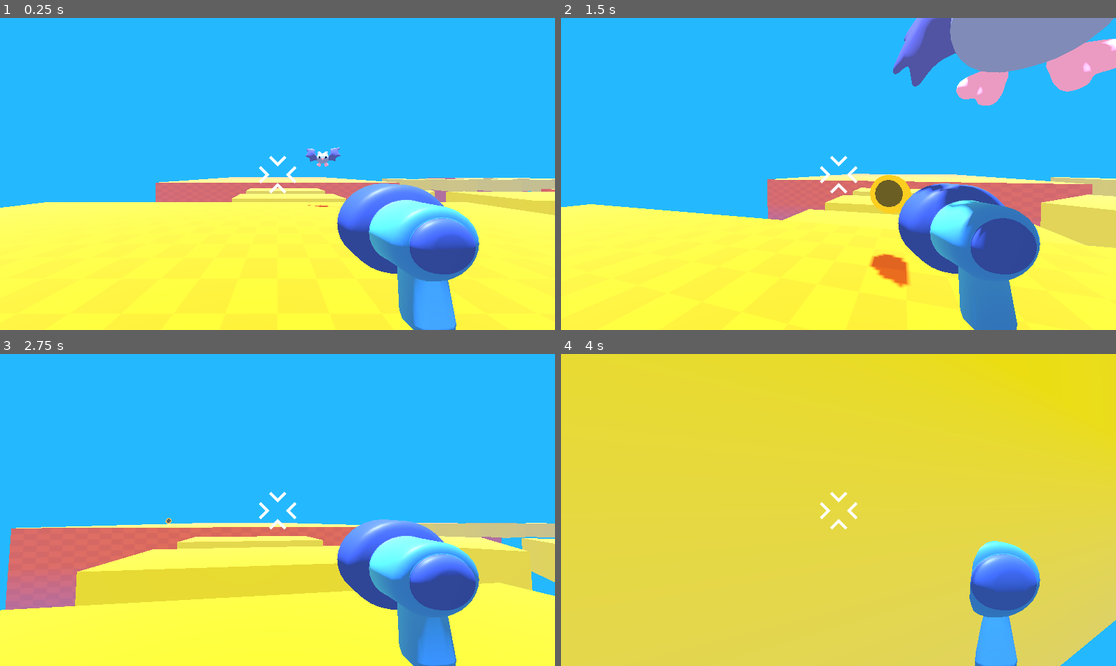
Above: before the commit, frames 1-4 (two rows, left to right).
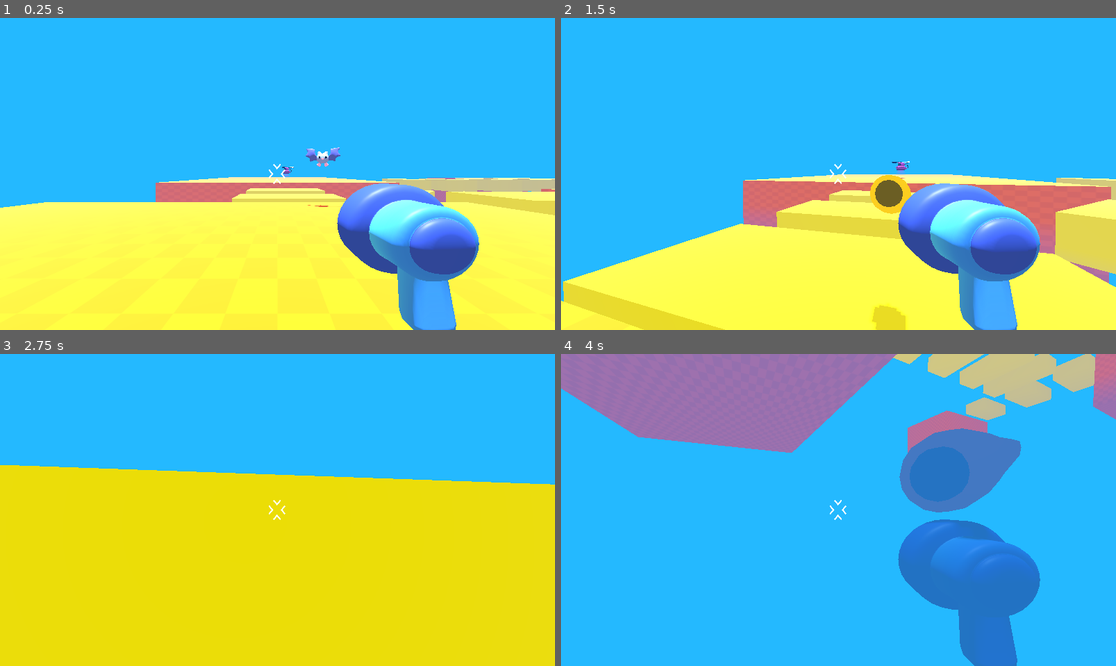
Above: after the commit, the same moments.

Repository: joao-enrique/fps-game
Game: Godot game, scene res://game.tscn
Two runs of this game, one before a commit and one after it. Both use one fixed random seed, a clock stepped at 60 frames per second and the inputs below. The project has no main scene, so this scene is started directly.
Inputs (mouse positions are in pixels of both pictures, inside the frame that each line leads up to):
- Up to frame 1 (0.25 s): no input
- Up to frame 2 (1.5 s): move the mouse to (866, 174) at 0.52 s; hold Shift (run, bound only after the commit) 0.53-1.28 s; hold Up (ui_up) from 0.53 s (still down); tap Space (jump) at 0.77 s; move the mouse to (810, 174) at 1.27 s; click (810, 174) at 1.35 s
- Up to frame 3 (2.75 s): keep holding Up (ui_up); tap Space (jump) at 1.52 s; tap Shift (run, bound only after the commit) at 1.55 s; move the mouse to (288, 503) at 2.02 s; hold Shift (run, bound only after the commit) from 2.03 s (still down)
- Up to frame 4 (4 s): keep holding Up (ui_up); move the mouse to (832, 516) at 2.77 s; release Shift (run, bound only after the commit) at 2.78 s; tap Shift (run, bound only after the commit) at 2.85, 3.8 s; tap Space (jump) at 3.02, 3.77 s; move the mouse to (877, 513) at 3.52 s; press the mouse at (877, 513) at 3.53 s

The runs differ from the first frame. In frame 1, 0.2% of the frame differs, in the area x 46-54%, y 44-57%; in frame 2, 23%; in frame 3, 61%; in frame 4, 99%, in the area x 0-100%, y 0-100%.

Commit message:
💾Feat: add run player and mob spawner

Diff:
--- a/game.tscn
+++ b/game.tscn
@@ -1,9 +1,10 @@
-[gd_scene load_steps=7 format=3 uid="uid://bnit05luth1uh"]
+[gd_scene load_steps=8 format=3 uid="uid://bnit05luth1uh"]
 
 [ext_resource type="Texture2D" uid="uid://bos7rridjkps1" path="res://level/checkboard.png" id="1_qniqt"]
 [ext_resource type="PackedScene" uid="uid://cj32i2643s1hn" path="res://player/player.tscn" id="1_v3vbw"]
 [ext_resource type="Material" uid="uid://btsa37he1fln8" path="res://level/bridge.tres" id="2_65pd7"]
 [ext_resource type="PackedScene" uid="uid://d2w1kum5dvj4o" path="res://mob/mob.tscn" id="4_buh76"]
+[ext_resource type="PackedScene" uid="uid://4oif2hv3rtec" path="res://mob/spawner/mob_spawner_3d.tscn" id="5_g6gyu"]
 
 [sub_resource type="StandardMaterial3D" id="StandardMaterial3D_dcaes"]
 albedo_color = Color(1, 0.443137, 0, 1)
@@ -215,3 +216,6 @@
 
 [node name="Mob" parent="." instance=ExtResource("4_buh76")]
 transform = Transform3D(1, 0, 0, 0, 1, 0, 0, 0, 1, 2, 4, -9)
+
+[node name="MobSpawner3D" parent="." instance=ExtResource("5_g6gyu")]
+transform = Transform3D(1, 0, 0, 0, 1, 0, 0, 0, 1, 2, 2, -47)
--- a/mob/bat/bat_material.tres
+++ b/mob/bat/bat_material.tres
@@ -3,6 +3,7 @@
 [ext_resource type="Texture2D" uid="uid://ddr8smg2n8cbm" path="res://mob/bat/bat_model_bat_palette.png" id="1_tsc0v"]
 
 [resource]
+resource_local_to_scene = true
 resource_name = "bat_mat"
 cull_mode = 2
 vertex_color_use_as_albedo = true
--- a/mob/bat_model.tscn
+++ b/mob/bat_model.tscn
@@ -166,19 +166,19 @@
 script = ExtResource("2_cgfok")
 
 [node name="Skeleton3D" parent="Armature" index="0"]
-bones/0/position = Vector3(0, -0.0236, 0)
-bones/1/rotation = Quaternion(-0.0388402, 0.185736, -0.644363, 0.740804)
-bones/2/rotation = Quaternion(-0.187827, -0.0538874, 0.270486, 0.942685)
-bones/3/rotation = Quaternion(-0.169904, 0.0103945, 0.212565, 0.962206)
-bones/4/rotation = Quaternion(-0.0388402, -0.185736, 0.644363, 0.740804)
-bones/5/rotation = Quaternion(-0.187827, 0.0538874, -0.270486, 0.942685)
-bones/6/rotation = Quaternion(-0.169904, -0.0103945, -0.212565, 0.962206)
+bones/0/position = Vector3(0, 0.00221356, 0)
+bones/1/rotation = Quaternion(0.166386, 0.0178006, -0.592311, 0.788141)
+bones/2/rotation = Quaternion(0.015944, 0.00706555, 0.392516, 0.91958)
+bones/3/rotation = Quaternion(-0.104595, 0.0162958, 0.302879, 0.947132)
+bones/4/rotation = Quaternion(0.166386, -0.0178006, 0.592311, 0.788141)
+bones/5/rotation = Quaternion(0.015944, -0.00706555, -0.392516, 0.91958)
+bones/6/rotation = Quaternion(-0.104595, -0.0162958, -0.302879, 0.947132)
 bones/7/position = Vector3(0.130992, -0.227392, -0.0878515)
 bones/7/rotation = Quaternion(0.261968, 0.0834552, 0.265751, 0.924005)
-bones/8/rotation = Quaternion(3.46691e-08, 0.599793, 0.800155, 2.07727e-08)
+bones/8/rotation = Quaternion(3.01096e-08, 0.546601, 0.837393, 2.04172e-08)
 bones/10/position = Vector3(-0.130992, -0.227392, -0.0878515)
 bones/10/rotation = Quaternion(0.261968, -0.0834552, -0.265751, 0.924005)
-bones/11/rotation = Quaternion(3.64487e-08, 0.599793, 0.800155, 4.71347e-08)
+bones/11/rotation = Quaternion(2.46036e-08, 0.546601, 0.837393, 4.14282e-08)
 
 [node name="bat" parent="Armature/Skeleton3D" index="0"]
 surface_material_override/0 = ExtResource("2_n5pi1")
--- /dev/null
+++ b/mob/spawner/mob_spawner_3d.tscn
@@ -0,0 +1,21 @@
+[gd_scene load_steps=4 format=3 uid="uid://4oif2hv3rtec"]
+
+[ext_resource type="Script" path="res://scripts/mob_spawner_3d.gd" id="1_ijthh"]
+[ext_resource type="PackedScene" uid="uid://d2w1kum5dvj4o" path="res://mob/mob.tscn" id="2_pd16f"]
+[ext_resource type="PackedScene" uid="uid://bvajvssedxibj" path="res://mob/spawner/spawner_model.tscn" id="3_3a0id"]
+
+[node name="MobSpawner3D" type="Node3D"]
+script = ExtResource("1_ijthh")
+mob_to_spawn = ExtResource("2_pd16f")
+
+[node name="spawner_model" parent="." instance=ExtResource("3_3a0id")]
+transform = Transform3D(1, 0, 0, 0, 1, 0, 0, 0, 1, 0, 2, 0)
+
+[node name="Marker3D" type="Marker3D" parent="."]
+transform = Transform3D(1, 0, 0, 0, 1, 0, 0, 0, 1, 0, 1, 0)
+
+[node name="Timer" type="Timer" parent="."]
+wait_time = 2.0
+autostart = true
+
+[connection signal="timeout" from="Timer" to="." method="_on_timer_timeout"]
--- /dev/null
+++ b/mob/spawner/spawner_model.tscn
@@ -0,0 +1,73 @@
+[gd_scene load_steps=9 format=3 uid="uid://bvajvssedxibj"]
+
+[ext_resource type="PackedScene" uid="uid://bw2m6rpraye2r" path="res://mob/spawner/spawner_model.glb" id="1_nnvod"]
+[ext_resource type="Shader" path="res://mob/spawner/spawner_halo.gdshader" id="2_pxspp"]
+[ext_resource type="Material" uid="uid://bh1ego7bi1olb" path="res://mob/spawner/spawner_screen_material.tres" id="3_2yksl"]
+
+[sub_resource type="ShaderMaterial" id="ShaderMaterial_1mm4q"]
+render_priority = 0
+shader = ExtResource("2_pxspp")
+shader_parameter/color = Color(0.984314, 0, 0.811765, 1)
+
+[sub_resource type="StandardMaterial3D" id="StandardMaterial3D_ki4a4"]
+albedo_color = Color(0.74902, 0.313726, 1, 1)
+metallic = 0.5
+roughness = 0.0
+rim_enabled = true
+rim = 0.0
+rim_tint = 0.0
+
+[sub_resource type="Animation" id="Animation_si48l"]
+resource_name = "Rotation"
+loop_mode = 1
+tracks/0/type = "value"
+tracks/0/imported = false
+tracks/0/enabled = true
+tracks/0/path = NodePath("Top:rotation")
+tracks/0/interp = 1
+tracks/0/loop_wrap = true
+tracks/0/keys = {
+"times": PackedFloat32Array(0, 1),
+"transitions": PackedFloat32Array(1, 1),
+"update": 0,
+"values": [Vector3(0, 0, 0), Vector3(0, 6.28319, 0)]
+}
+
+[sub_resource type="Animation" id="Animation_jqdwe"]
+length = 0.001
+tracks/0/type = "value"
+tracks/0/imported = false
+tracks/0/enabled = true
+tracks/0/path = NodePath("Top:rotation")
+tracks/0/interp = 1
+tracks/0/loop_wrap = true
+tracks/0/keys = {
+"times": PackedFloat32Array(0),
+"transitions": PackedFloat32Array(1),
+"update": 0,
+"values": [Vector3(0, 0, 0)]
+}
+
+[sub_resource type="AnimationLibrary" id="AnimationLibrary_qmmu7"]
+_data = {
+"RESET": SubResource("Animation_jqdwe"),
+"Rotation": SubResource("Animation_si48l")
+}
+
+[node name="spawner_model" instance=ExtResource("1_nnvod")]
+
+[node name="halo" parent="." index="0"]
+material_override = SubResource("ShaderMaterial_1mm4q")
+
+[node name="Body" parent="." index="1"]
+surface_material_override/0 = SubResource("StandardMaterial3D_ki4a4")
+surface_material_override/1 = ExtResource("3_2yksl")
+
+[node name="Top" parent="." index="2"]
+transform = Transform3D(1, 0, 0, 0, 1, 0, 0, 0, 1, 0, 0.783957, 0)
+
+[node name="AnimationPlayer" type="AnimationPlayer" parent="." index="3"]
+autoplay = "Rotation"
+libraries = {
+"": SubResource("AnimationLibrary_qmmu7")
+}
--- a/player/player.tscn
+++ b/player/player.tscn
@@ -34,14 +34,15 @@
 anchor_top = 0.5
 anchor_right = 0.5
 anchor_bottom = 0.5
-offset_left = -42.0
-offset_top = -41.0
-offset_right = 112.0
-offset_bottom = 113.0
+offset_left = -20.0
+offset_top = -23.0
+offset_right = 49.0
+offset_bottom = 60.0
 grow_horizontal = 2
 grow_vertical = 2
 scale = Vector2(0.551, 0.551)
 texture = ExtResource("3_jgoks")
+expand_mode = 1
 
 [node name="Timer" type="Timer" parent="."]
 wait_time = 0.4
--- a/project.godot
+++ b/project.godot
@@ -54,6 +54,11 @@
 "events": [Object(InputEventMouseButton,"resource_local_to_scene":false,"resource_name":"","device":-1,"window_id":0,"a …(240 unchanged characters)…
 ]
 }
+run={
+"deadzone": 0.5,
+"events": [Object(InputEventKey,"resource_local_to_scene":false,"resource_name":"","device":-1,"window_id":0,"alt_pressed":false,"shift_pressed":false,"ctrl_pressed":false,"meta_pressed":false,"pressed":false,"keycode":0,"physical_keycode":4194325,"key_label":0,"unicode":0,"echo":false,"script":null)
+]
+}
 
 [rendering]
 
--- /dev/null
+++ b/scripts/mob_spawner_3d.gd
@@ -0,0 +1,12 @@
+extends Node3D
+
+@export var mob_to_spawn: PackedScene = null
+
+@onready var marker_3d = $Marker3D
+@onready var timer = $Timer
+
+
+func _on_timer_timeout():
+	var new_mob = mob_to_spawn.instantiate()
+	add_child(new_mob)
+	new_mob.global_position = marker_3d.global_position
--- a/scripts/player.gd
+++ b/scripts/player.gd
@@ -7,14 +7,17 @@
 	if event is InputEventMouseMotion:
 		rotation_degrees.y -= event.relative.x * 0.3
 		$Camera3D.rotation_degrees.x -= event.relative.y * 0.3
-		$Camera3D.rotation_degrees.x = clamp(
-			$Camera3D.rotation_degrees.x, -80.0, 80.0
-		)
+		$Camera3D.rotation_degrees.x = clamp($Camera3D.rotation_degrees.x, -80.0, 80.0)
 	elif event.is_action_pressed("ui_cancel"):
 		Input.mouse_mode = Input.MOUSE_MODE_VISIBLE
 
 func _physics_process(delta):
-	const SPEED = 5.5
+	var SPEED = 5.5
+	var RUN_MULTIPLIER = 2.0
+
+	# Se o jogador estiver segurando "run", aumenta a velocidade
+	if Input.is_action_pressed("run"):
+		SPEED *= RUN_MULTIPLIER
 
 	var input_direction_2D = Input.get_vector("ui_right", "ui_left", "ui_up", "ui_down")
 	var input_direction_3D = Vector3(input_direction_2D.x, 0.0, input_direction_2D.y)
@@ -23,6 +26,7 @@
 	velocity.x = direction.x * SPEED
 	velocity.z = direction.z * SPEED
 
+	# Gravidade e pulo
 	velocity.y -= 20.0 * delta
 	if Input.is_action_just_pressed("jump") and is_on_floor():
 		velocity.y = 10.0
@@ -31,6 +35,7 @@
 
 	move_and_slide()
 
+	# Tiro
 	if Input.is_action_pressed("shoot") and $Timer.is_stopped():
 		shoot_bullet()
 
@@ -38,7 +43,5 @@
 	const BULLET_3D = preload("res://player/bullet_3d.tscn")
 	var new_bullet = BULLET_3D.instantiate()
 	$Camera3D/Marker3D.add_child(new_bullet)
-
 	new_bullet.global_transform = $Camera3D/Marker3D.global_transform
-
 	$Timer.start()
